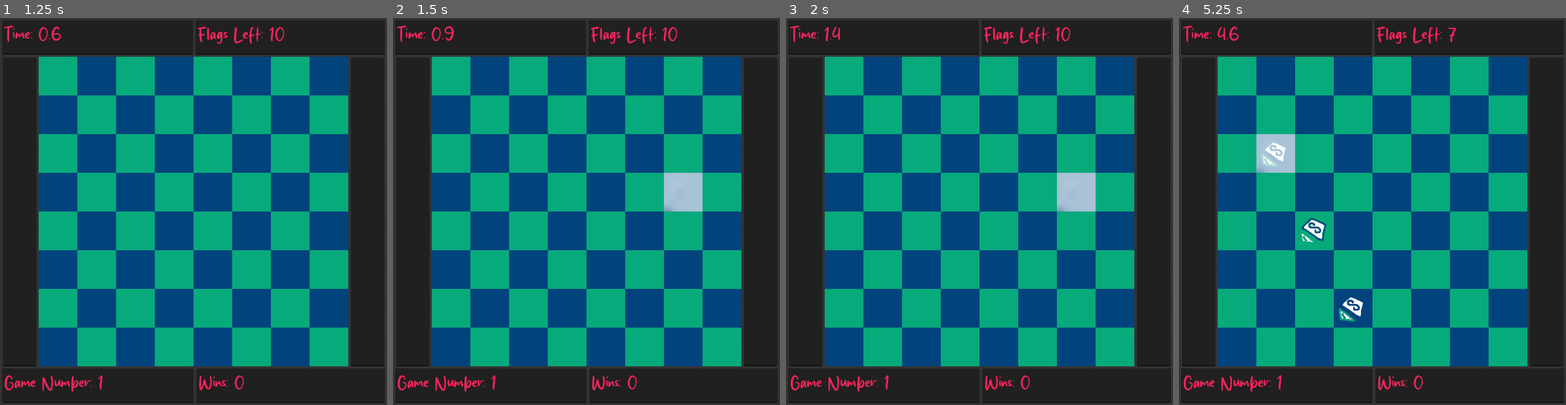
Above: before the commit, frames 1-4 (left to right).
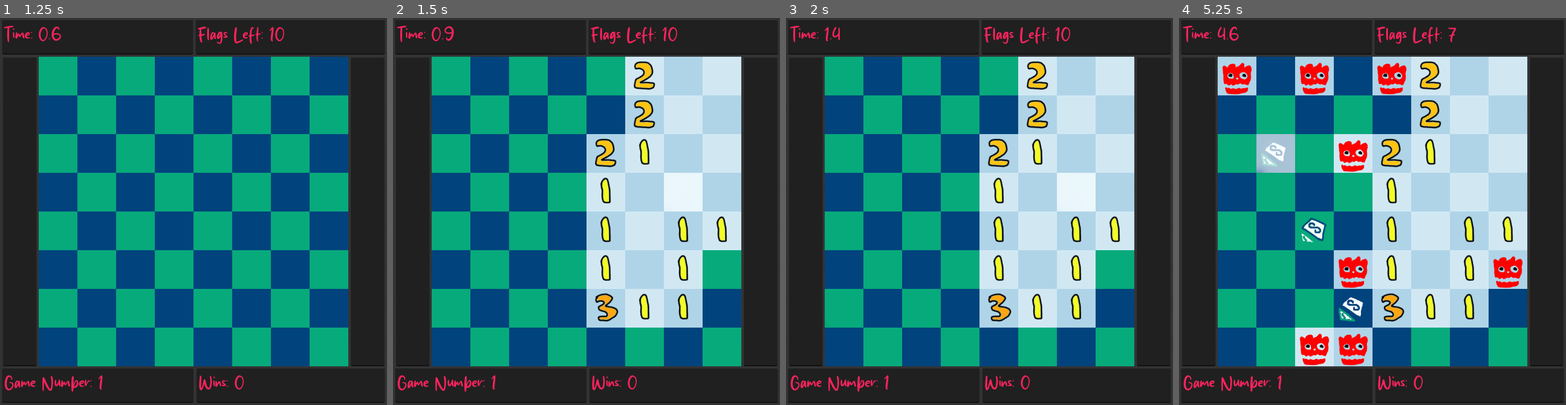
Above: after the commit, the same moments.

Repository: orbi8r/godot-minesweeper
Game: Godot game, scene res://Scenes/menu.tscn
Same seed, same stepped clock (60 frames per second), same inputs: the game is played once before the commit and once after it.
Inputs (mouse positions are in pixels of both pictures, inside the frame that each line leads up to):
- Up to frame 1 (1.25 s): click "Human" at 0.5 s
- Up to frame 2 (1.5 s): tap Enter at 1.25 s; move the mouse to (671, 192) at 1.27 s; click (671, 192) at 1.35 s
- Up to frame 3 (2 s): no input
- Up to frame 4 (5.25 s): tap Space at 2, 4.25 s; move the mouse to (1295, 230) at 2.02 s; right-click (1295, 230) at 2.1 s; move the mouse to (1411, 126) at 2.77 s; click (1411, 126) at 2.85 s; tap Enter at 3.5 s; move the mouse to (1353, 288) at 3.52 s; right-click (1353, 288) at 3.6 s; move the mouse to (1488, 269) at 4.27 s; click (1488, 269) at 4.35 s; move the mouse to (1256, 153) at 5.02 s; right-click (1256, 153) at 5.1 s

Frame 1 is identical in both runs. In frame 2, 24% of the frame differs, in the area x 50-90%, y 10-80%; in frame 3, 24%; in frame 4, 32%, in the area x 10-90%, y 10-90%.

Commit message:
model 1, up and working

Diff:
--- a/Python/gd_py/pyvenv.cfg
+++ /dev/null
@@ -1,5 +0,0 @@
-home = C:\Users\orbi8\AppData\Local\Programs\Python\Python312
-include-system-site-packages = false
-version = 3.12.0
-executable = C:\Users\orbi8\AppData\Local\Programs\Python\Python312\python.exe
-command = C:\Users\orbi8\AppData\Local\Programs\Python\Python312\python.exe -m venv D:\Apps\Godot\Projects\godot-minesweeper\Python\gd_py
--- a/Scripts/ai_controller_2d.gd
+++ b/Scripts/ai_controller_2d.gd
@@ -5,6 +5,7 @@
 var python_ip: String = ""
 var python_port: int = 0
 var initial_message_received: bool = false
+var data_sent = false
 
 @onready var ai_game: Node2D = $"../.."
 @onready var ai_controller: Node = $"."
@@ -21,16 +22,14 @@
 
 func _ready() -> void:
 	# Bind the UDP socket to the port
-	var error = udp_socket.bind(port)
-	if error != OK:
-		print("Failed to bind UDP socket to port ", port)
-	else:
-		print("UDP socket listening on port ", port)
+	udp_socket.bind(port)
+	print("UDP socket listening on port ", port)
 	# Set process modes
 	ai_game.process_mode = Node.PROCESS_MODE_INHERIT  # ai_game will inherit process mode
 	self.process_mode = Node.PROCESS_MODE_ALWAYS  # ai_controller will always process
 	# Pause the scene tree
 	get_tree().paused = true
+
 
 func _process(_delta):
 	# This will continue running even when the scene tree is paused
@@ -42,23 +41,24 @@
 
 		if not initial_message_received:
 			# Check for the initial message from the Python script
-			if message == "Hello from test.py":
+			if message == "Hello from Ai":
 				initial_message_received = true
 				python_ip = udp_socket.get_packet_ip()
 				python_port = udp_socket.get_packet_port()
 				print("Initial message received from ", python_ip, ":", python_port)
 				# Unpause the scene tree once the connection is established
 				get_tree().paused = false
+				set_game_speed(10)  # Set game speed to 10x
 		else:
 			# Process the result from the Python script
 			var data = JSON.parse_string(message)
 			var output = data["output"]
 			action = Vector2i(output[0], output[1])
-			print("Received action from Python script: ", action)
+			data_sent = false
 
 
 func send_observation_and_reward():
-	if initial_message_received:
+	if initial_message_received and observation_array.size() == 64 and not data_sent:
 		var data = {
 			"observation": observation_array,
 			"reward": reward,
@@ -67,12 +67,22 @@
 		udp_socket.set_dest_address(python_ip, python_port)
 		udp_socket.put_packet(message.to_utf8_buffer())
 		print("Sent data: ", message)
+		data_sent = true
+
 
 func _exit_tree():
 	send_close_message()
+	reset_game_speed()  # Reset game speed to normal
+
 
 func send_close_message():
 	var message = "close"
 	udp_socket.set_dest_address(python_ip, python_port)
 	udp_socket.put_packet(message.to_utf8_buffer())
 	print("Sent close message")
+
+func set_game_speed(speed):
+	Engine.time_scale = speed
+
+func reset_game_speed():
+	Engine.time_scale = 1
--- a/Scripts/ai_game.gd
+++ b/Scripts/ai_game.gd
@@ -39,8 +39,8 @@
 		time_spent.text = "Time: " + str(current_time_spent)
 		previous_time_spent = current_time_spent
 
-	#rewards_collection += ai_controller_2d.reward
-	#mines_left.text = "Reward: " + str(floor(rewards_collection)) + " (" + str(ai_controller_2d.reward) + ")"
+	rewards_collection += ai_controller.reward
+	mines_left.text = "Reward: " + str(floor(rewards_collection)) + " (" + str(ai_controller.reward) + ")"
 
 	if Minesweeper.wins != previous_wins:
 		wins.text = "Wins: " + str(Minesweeper.wins)
@@ -93,7 +93,7 @@
 	if ai_controller.action not in Minesweeper.covered_cells:
 		reward -= 0.3
 	elif ai_controller.action in adjacent_cells:
-		reward += 0.9
+		reward += 0.3
 	elif ai_controller.action in Minesweeper.mines:
 		print("Loss",Minesweeper.generation)
 		reward -= 1
@@ -109,30 +109,3 @@
 
 	previous_cell = ai_controller.action
 	return reward
-
-
-### AI SIDE
-#@onready var minesweeper_tileset: Node = %MinesweeperTileset
-#@onready var ai_game: Node2D = $".."
-#
-#var cell : Vector2i = Vector2i.ZERO
-#
-#
-#func get_obs() -> Dictionary:
-	#var obs = ai_game.ai_observation()
-	#return {"obs": []}
-#
-#
-#func get_reward() -> float:
-	#return reward
-#
-#
-#func get_action_space() -> Dictionary:
-	#return {
-		#"ChooseX": {"size": 8, "action_type": "discrete"},
-		#"ChooseY": {"size": 8, "action_type": "discrete"},
-	#}
-#
-#func set_action(action) -> void:
-	#cell.x = action["ChooseX"]+1
-	#cell.y = action["ChooseY"]+1
--- a/Scripts/foreground_tiles.gd
+++ b/Scripts/foreground_tiles.gd
@@ -5,7 +5,7 @@
 
 
 func _input(event: InputEvent) -> void:
-	if event is InputEventMouseMotion and Minesweeper.mode == "Ai":
+	if event is InputEventMouseMotion and Minesweeper.mode == "Human":
 		hovered_cell = floor(event.position / (Minesweeper.CELLSIZE * (Minesweeper.BOARDSIZE+1)))
 
 
Not shown, added: Python/ai.py
Not shown, removed: Python/gd_py/Scripts/Activate.ps1
Not shown, removed: Python/gd_py/Scripts/activate
Not shown, removed: Python/gd_py/Scripts/activate.bat
Not shown, removed: Python/gd_py/Scripts/deactivate.bat
Not shown, removed: Python/gd_py/Scripts/pip.exe
Not shown, removed: Python/gd_py/Scripts/pip3.12.exe
Not shown, removed: Python/gd_py/Scripts/pip3.exe
